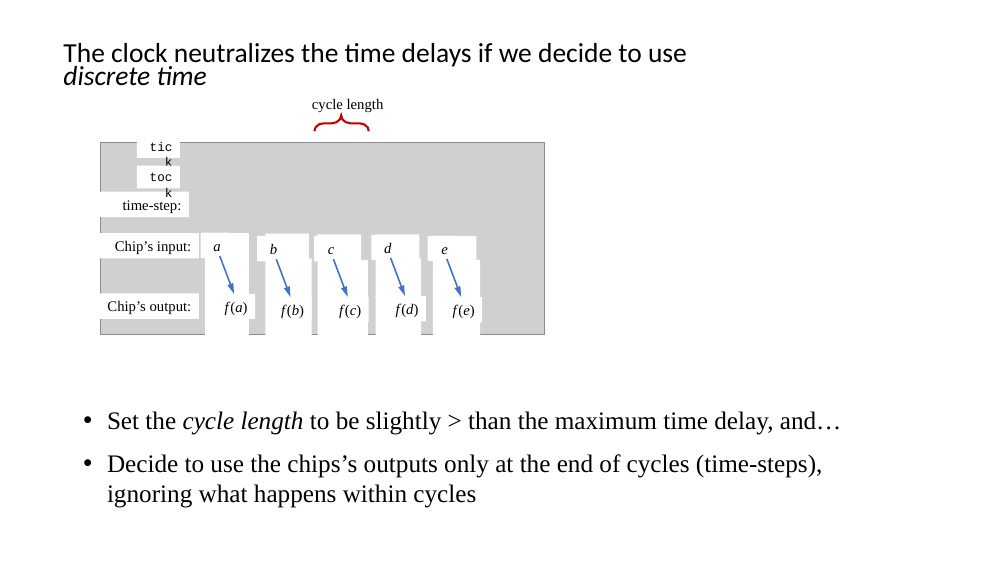
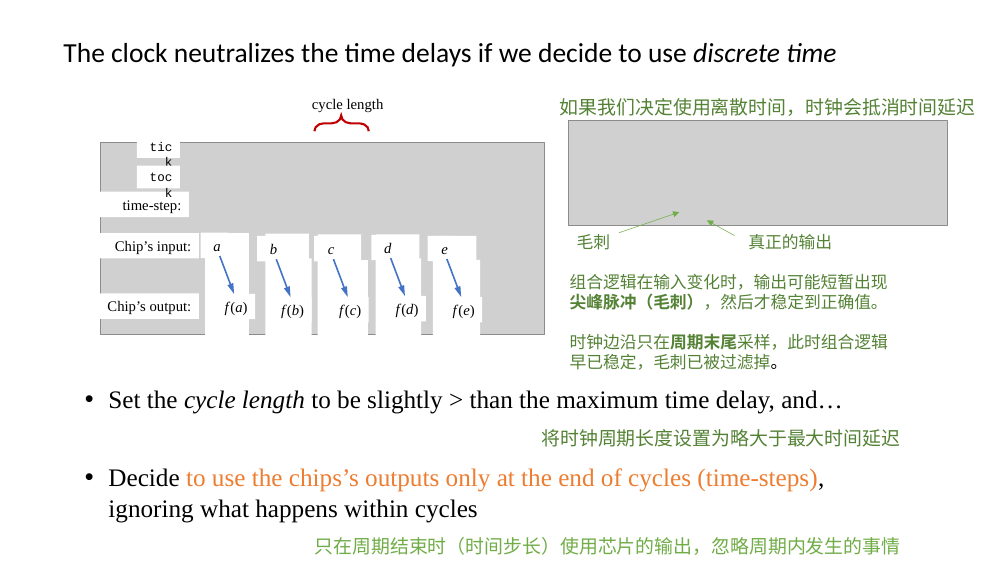
Before and after one commit to vcboy1/Leeds, a slide deck: slide 17 of 26fall/1860/Lecture/Week1.7/Lec 1.7.2 Sequential logic.pptx (slide 18 before the commit). Drawn at 1008x567 pixels with LibreOffice and Linux fonts; fonts in the diff are those of the drawing; grey boxes stand for pictures. Boxes give left, top, right and bottom in pixels: in the first picture for what was removed or moved away, otherwise in the second. Text is boxed around its words. In the diff, an @@ line names an element or a change of style, - is before the commit and + after.

```diff
--- a/26fall/1860/Lecture/Week1.7/Lec 1.7.2 Sequential logic.pptx
+++ b/26fall/1860/Lecture/Week1.7/Lec 1.7.2 Sequential logic.pptx
@@ text "The clock neutralizes the time ..." rewrapped from (63, 43, 687, 86) to (63, 43, 836, 67) @@
@@ text added at (560, 98, 976, 116), 18 pt, text #548235 @@
+如果我们决定使用离散时间，时钟会抵消时间延迟
@@ picture added at (569, 120, 948, 226) @@
@@ text added at (577, 234, 611, 250), 16 pt, text #548235 @@
+毛刺
@@ arrow added from (619, 233) to (680, 212), #70AD47 0.5 pt @@
@@ arrow added from (735, 236) to (707, 220), #70AD47 0.5 pt @@
@@ text added at (748, 234, 832, 250), 16 pt, text #548235 @@
+真正的输出
@@ text added at (570, 274, 888, 370), 16 pt, text #548235 @@
+组合逻辑在输入变化时，输出可能短暂出现
+尖峰脉冲（毛刺），然后才稳定到正确值。
+时钟边沿只在周期末尾采样，此时组合逻辑
+早已稳定，毛刺已被过滤掉。
@@ rounded speech box "Set the cycle length to ...": place and size @@
-rounded speech box "Set the cycle length to ..." at (70, 387, 917, 524)
+rounded speech box "Set the cycle length to ..." at (70, 387, 917, 554)
@@ text in rounded speech box at (541, 429, 900, 447): paragraph added @@
+将时钟周期长度设置为略大于最大时间延迟
@@ text in rounded speech box at (108, 468, 824, 523): text colour #000000 to #ED7D31 in "to use the chips’s outputs only at ..." @@
@@ text in rounded speech box at (315, 537, 901, 555): paragraph added @@
+只在周期结束时（时间步长）使用芯片的输出，忽略周期内发生的事情
```
Also in this commit, not shown: 22 other slides changed, 1 slide removed, 10 other files.
